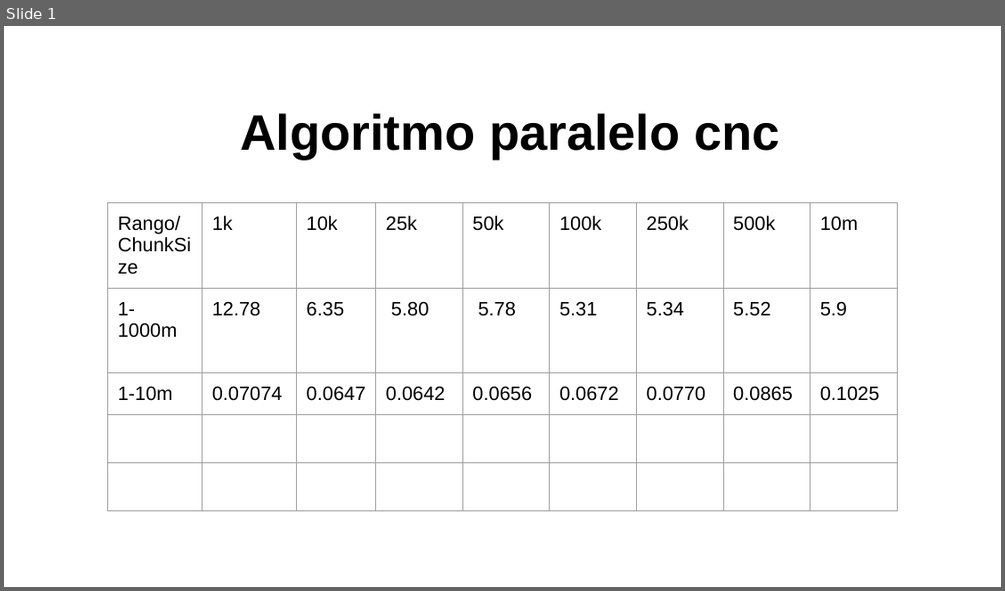
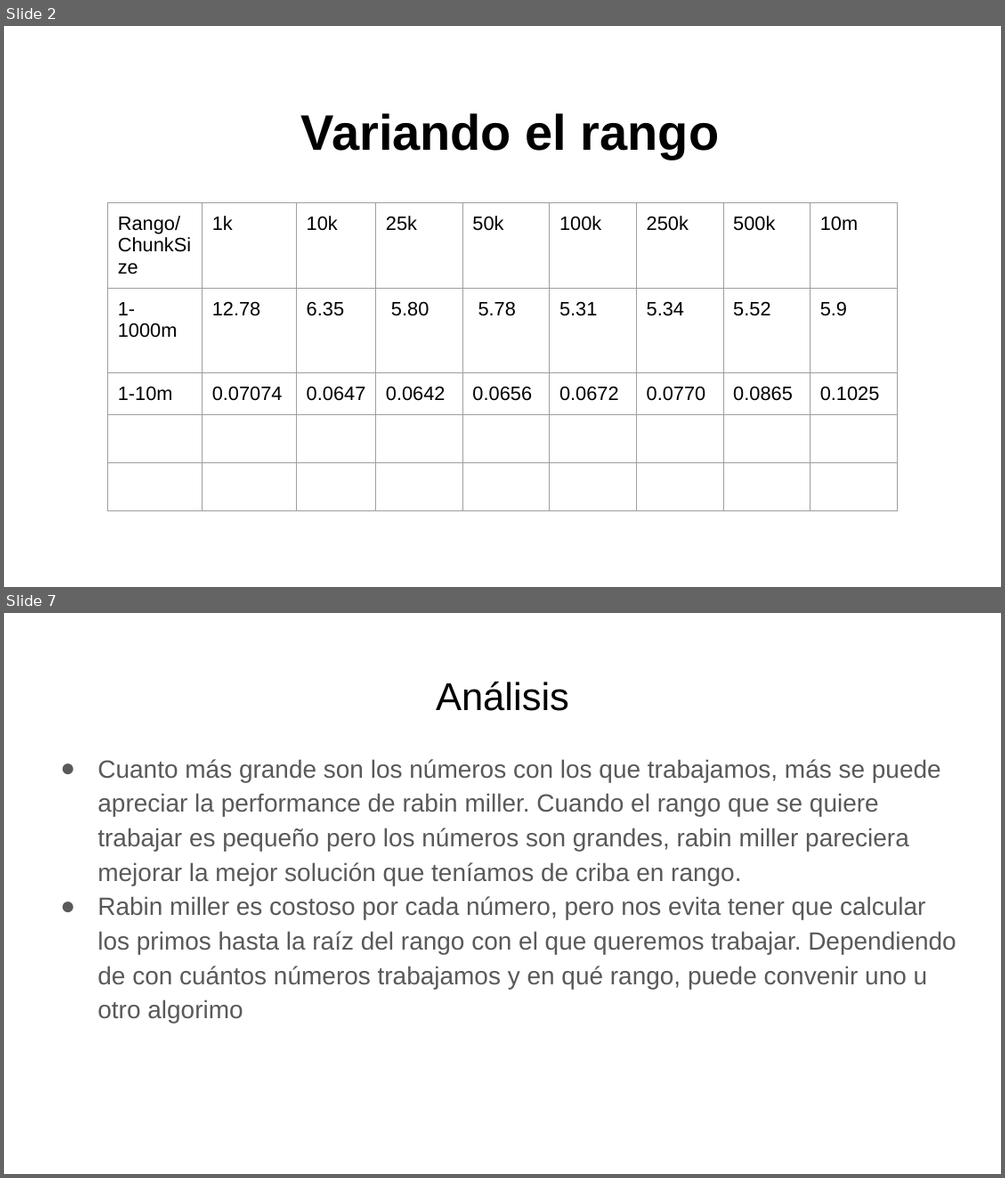
Before and after one commit to juvian/paralela, a slide deck: presentacion/dia2.pptx. Shown one above the other, each under a label of ours: slide 1 before the commit, slides 2 and 7 after it; the slides between them are not shown. The pictures are 1005x591 and 1005x1178 pixels, drawn with LibreOffice and Linux fonts; fonts in the diff are those of the drawing. Boxes give left, top, right and bottom in pixels: in the first picture for what was removed or moved away, otherwise in the second. Text is boxed around its words. In the diff, an @@ line names an element or a change of style, - is before the commit and + after.

```diff
--- a/presentacion/dia2.pptx
+++ b/presentacion/dia2.pptx
@@ slide 7 added at bbox=[4, 613, 1001, 1174], background #FFFFFF @@
@@ title added at bbox=[436, 682, 569, 711], 28 pt, text #000000 @@
+Análisis
@@ text added at bbox=[97, 759, 956, 1022], 18 pt, text #595959 @@
+● Cuanto más grande son los números con los que trabajamos, más se puede apreciar la performance de rabin miller. Cuando el rango que se quiere trabajar es pequeño pero los números son grandes, rabin miller pareciera mejorar la mejor solución que teníamos de criba en rango.
+● Rabin miller es costoso por cada número, pero nos evita tener que calcular los primos hasta la raíz del rango con el que queremos trabajar. Dependiendo de con cuántos números trabajamos y en qué rango, puede convenir uno u otro algorimo
@@ what was slide 1 is now slide 2 @@
@@ slide 2 changed as well @@
@@ text at bbox=[301, 113, 719, 158]: text changed @@
-Algoritmo paralelo cnc
+Variando el rango
```
Also in this commit, not shown: 6 other slides added, 1 other file.
